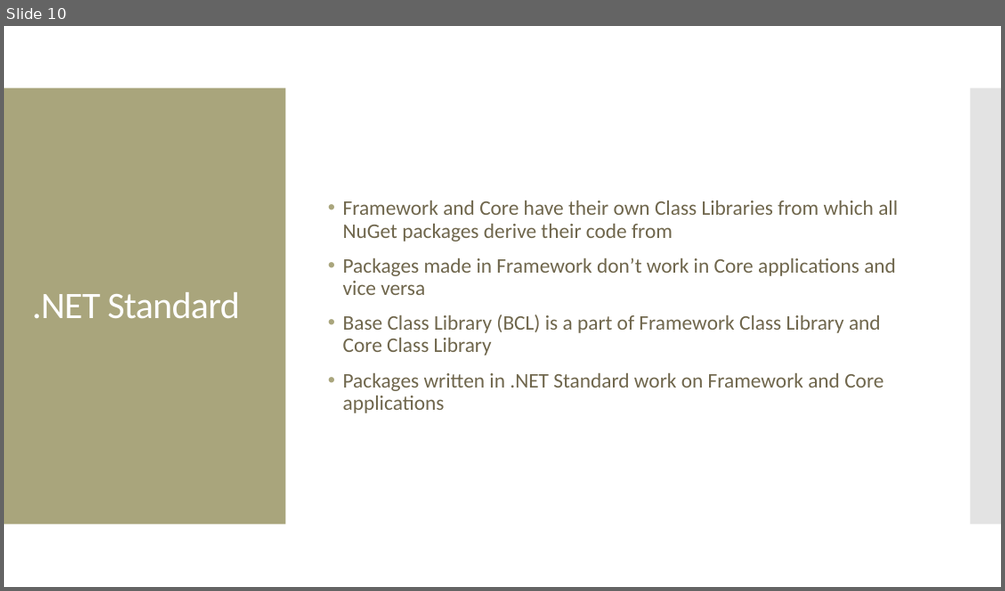
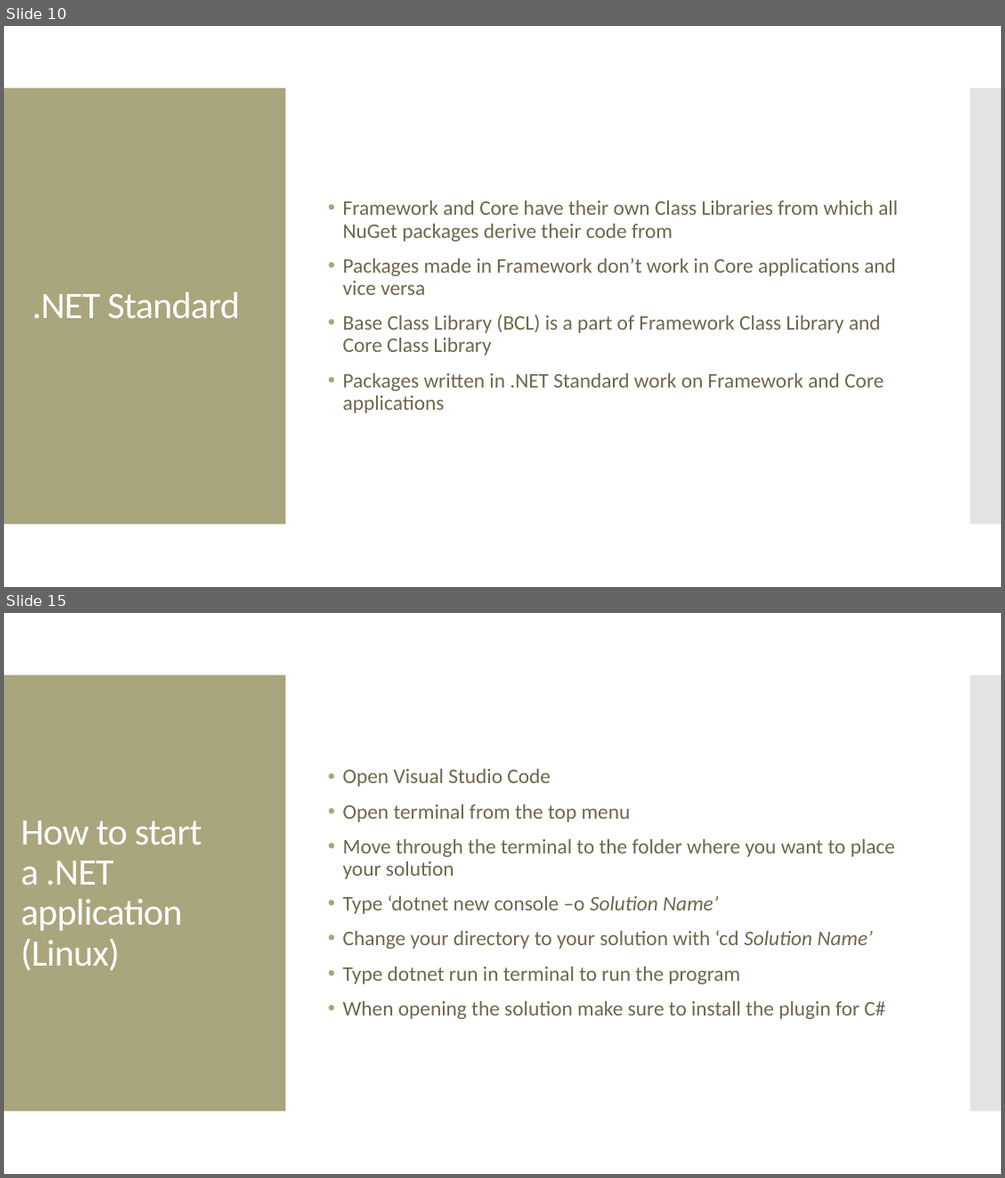
Before and after one commit to Manny-Apsel/.NET-C-Workshop, a slide deck: Presentation.pptx. Shown one above the other, each under a label of ours: slide 10 before the commit, slides 10 and 15 after it; the slides between them are not shown. The pictures are 1005x591 and 1005x1178 pixels, drawn with LibreOffice and Linux fonts; fonts in the diff are those of the drawing. Boxes give left, top, right and bottom in pixels: in the first picture for what was removed or moved away, otherwise in the second. Text is boxed around its words. In the diff, an @@ line names an element or a change of style, - is before the commit and + after.

Commit message:
added some text for the c# section of the powerpoint

```diff
--- a/Presentation.pptx
+++ b/Presentation.pptx
@@ slide 15 added at [4,613,1001,1174], background #FFFFFF; not listed: 2 template elements that a slide beside it also shows @@
@@ text added at [343,769,895,1019], 20 pt, text #6F664C @@
+• Open Visual Studio Code
+• Open terminal from the top menu
+• Move through the terminal to the folder where you want to place your solution
+• Type ‘dotnet new console –o Solution Name’
+• Change your directory to your solution with ‘cd Solution Name’
+• Type dotnet run in terminal to run the program
+• When opening the solution make sure to install the plugin for C#
@@ title added at [21,820,202,971], 36 pt, text #FFFFFF @@
+How to start a .NET application (Linux)
```
Also in this commit, not shown: 5 other slides added.
